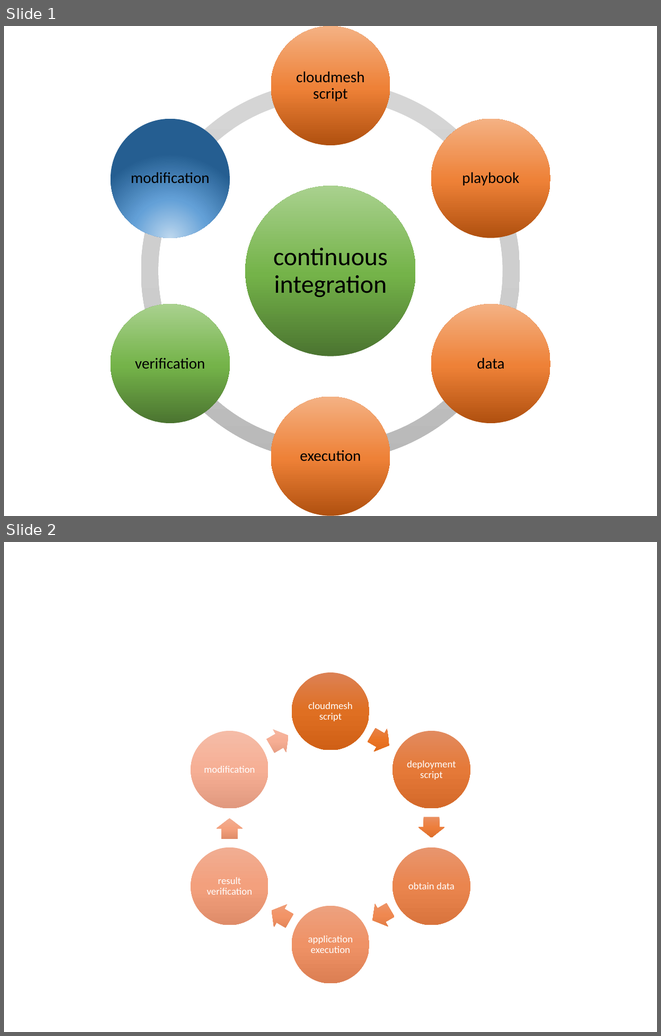
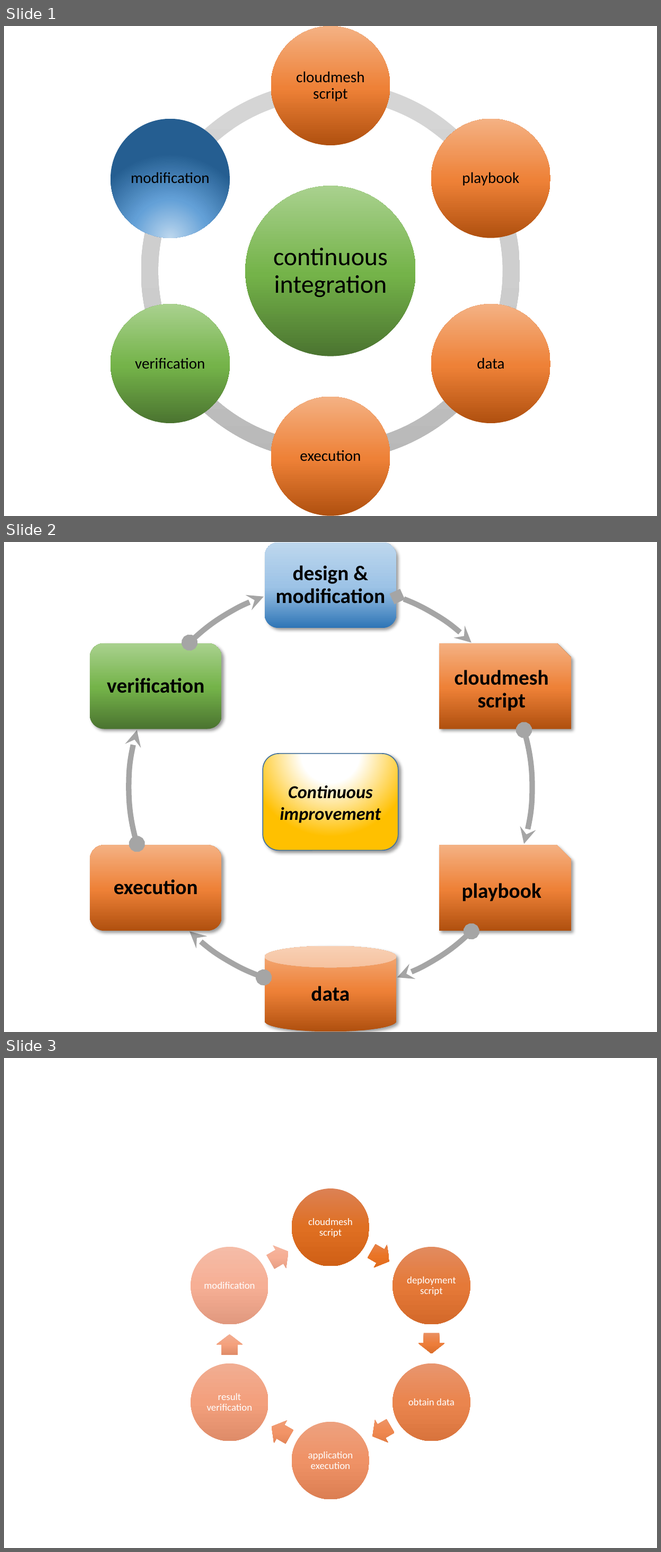
Before and after one commit to cyberaide/nist, a slide deck: images/nist-devops.pptx. Shown one above the other, each under a label of ours: slides 1 and 2 before the commit, slides 1, 2 and 3 after it. The pictures are 661x1036 and 661x1552 pixels, drawn with LibreOffice and Linux fonts; fonts in the diff are those of the drawing. Boxes give left, top, right and bottom in pixels: in the first picture for what was removed or moved away, otherwise in the second. Text is boxed around its words. In the diff, an @@ line names an element or a change of style, - is before the commit and + after.

```diff
--- a/images/nist-devops.pptx
+++ b/images/nist-devops.pptx
@@ slide 2 added at bbox=[4, 542, 657, 1032], background #FFFFFF @@
@@ group added at bbox=[90, 542, 572, 1031]: 6 texts, 6 freeform shapes, 3 rounded rectangles, 2 snip rects, 1 cylinder @@
+design & modification
+cloudmesh script
+playbook
+data
+execution
+verification
@@ rounded rectangle added at bbox=[263, 753, 398, 850], fill gradient #FFFFFF to #FFC000, outline #43739E 1 pt, 20 pt, text #000000, bold, italic @@
+Continuous
+improvement
@@ what was slide 2 is now slide 3 @@
```
Also in this commit, not shown: 1 slide changed, 5 other files.
